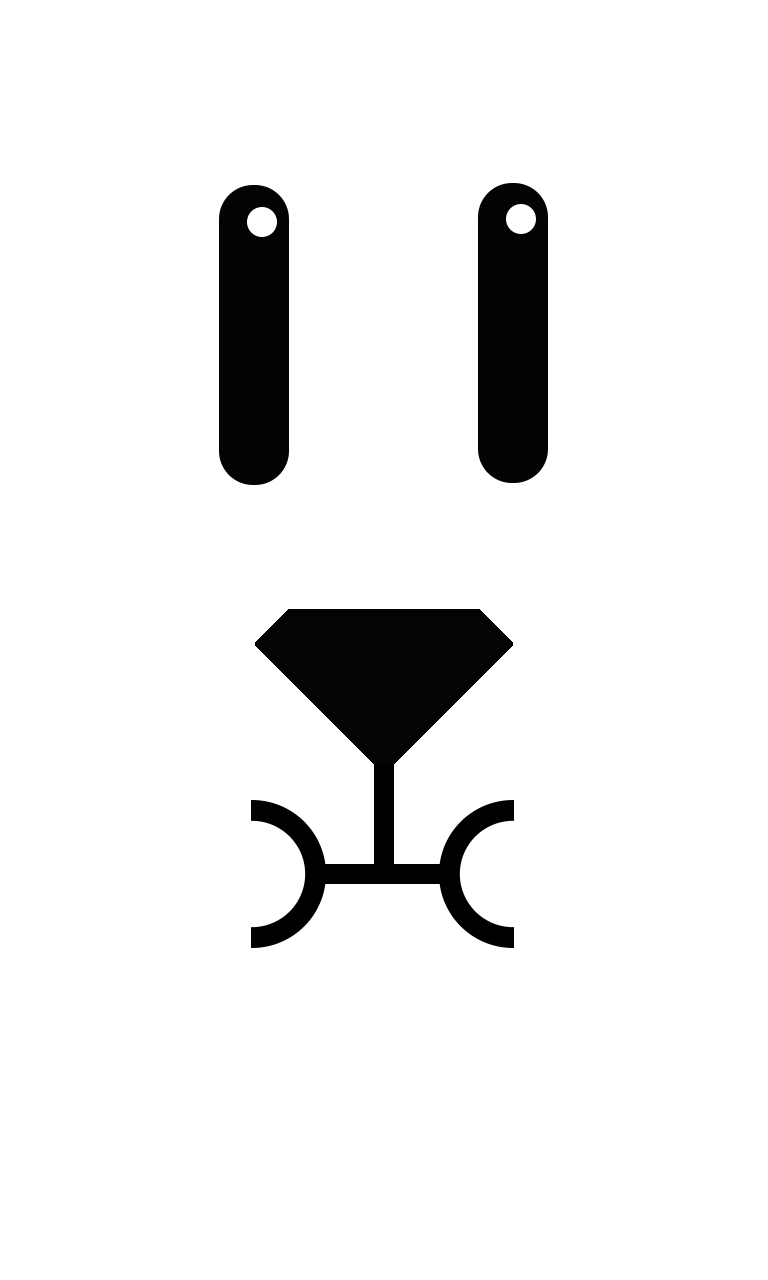
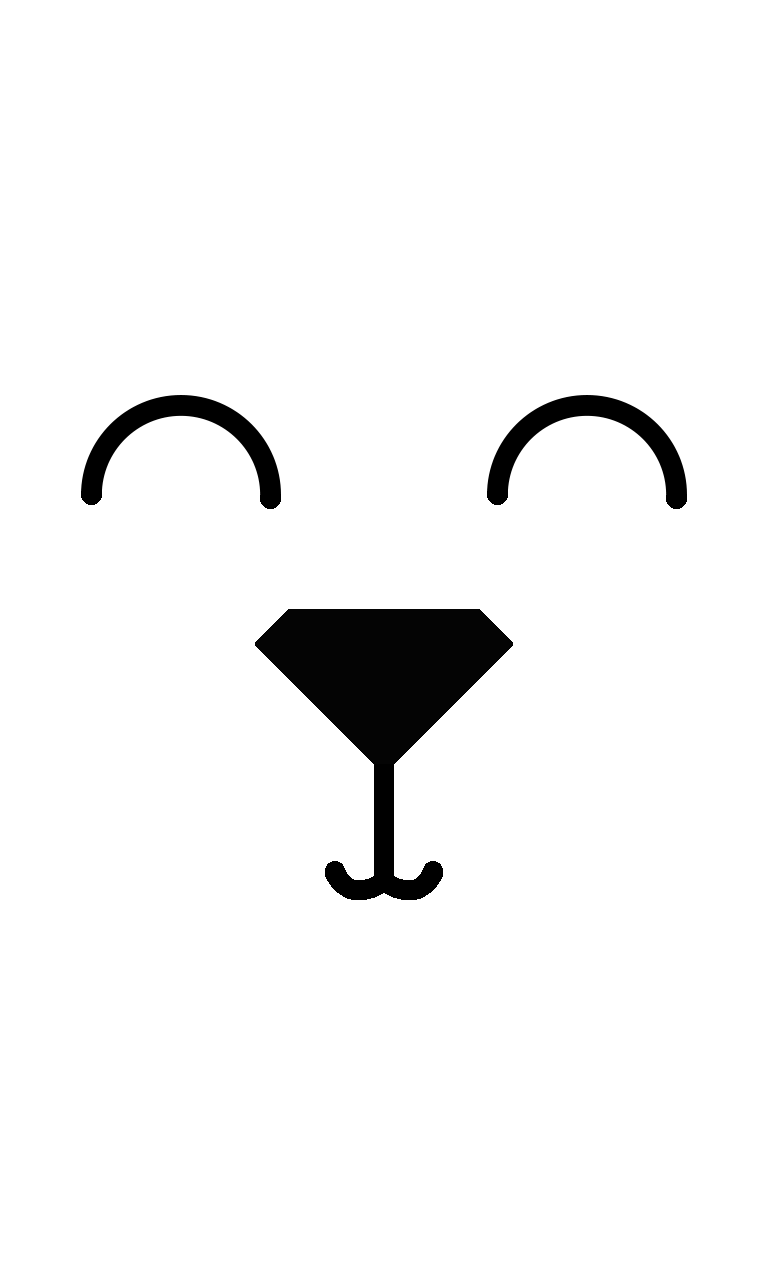
Revision of a layered (768, 1280) image; what changed, layer by layer:
showed "PettingMouth", painted on it over 81, 484, 687, 926
hid "MouthChewWide", painted on it over 251, 800, 514, 948
showed "PettingEyesR" over 487, 395, 687, 509
showed "PettingEyesL" over 81, 395, 281, 509
hid "LeftEye" over 219, 185, 289, 485
hid "RightEye" over 478, 183, 548, 483
